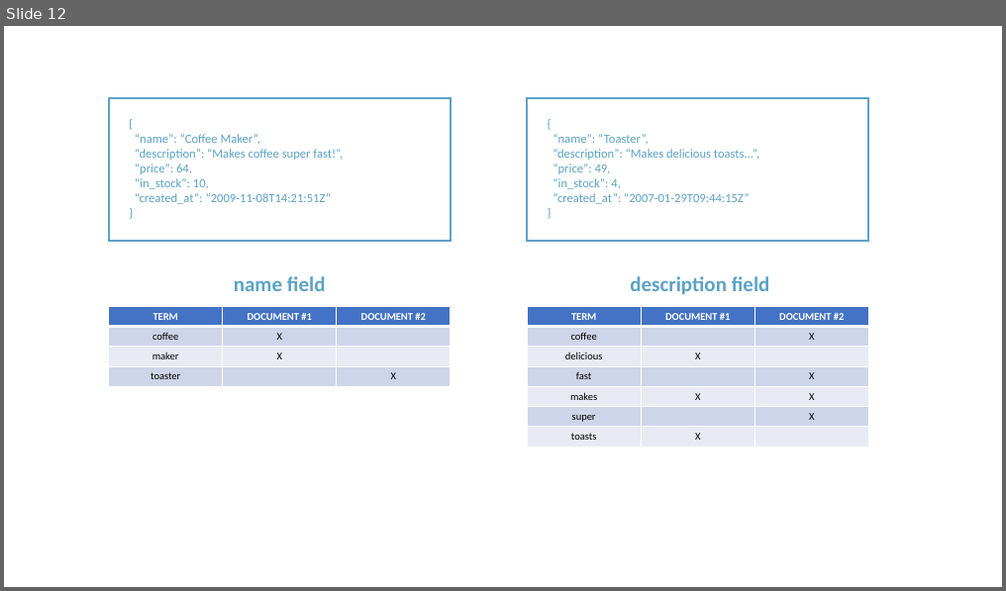
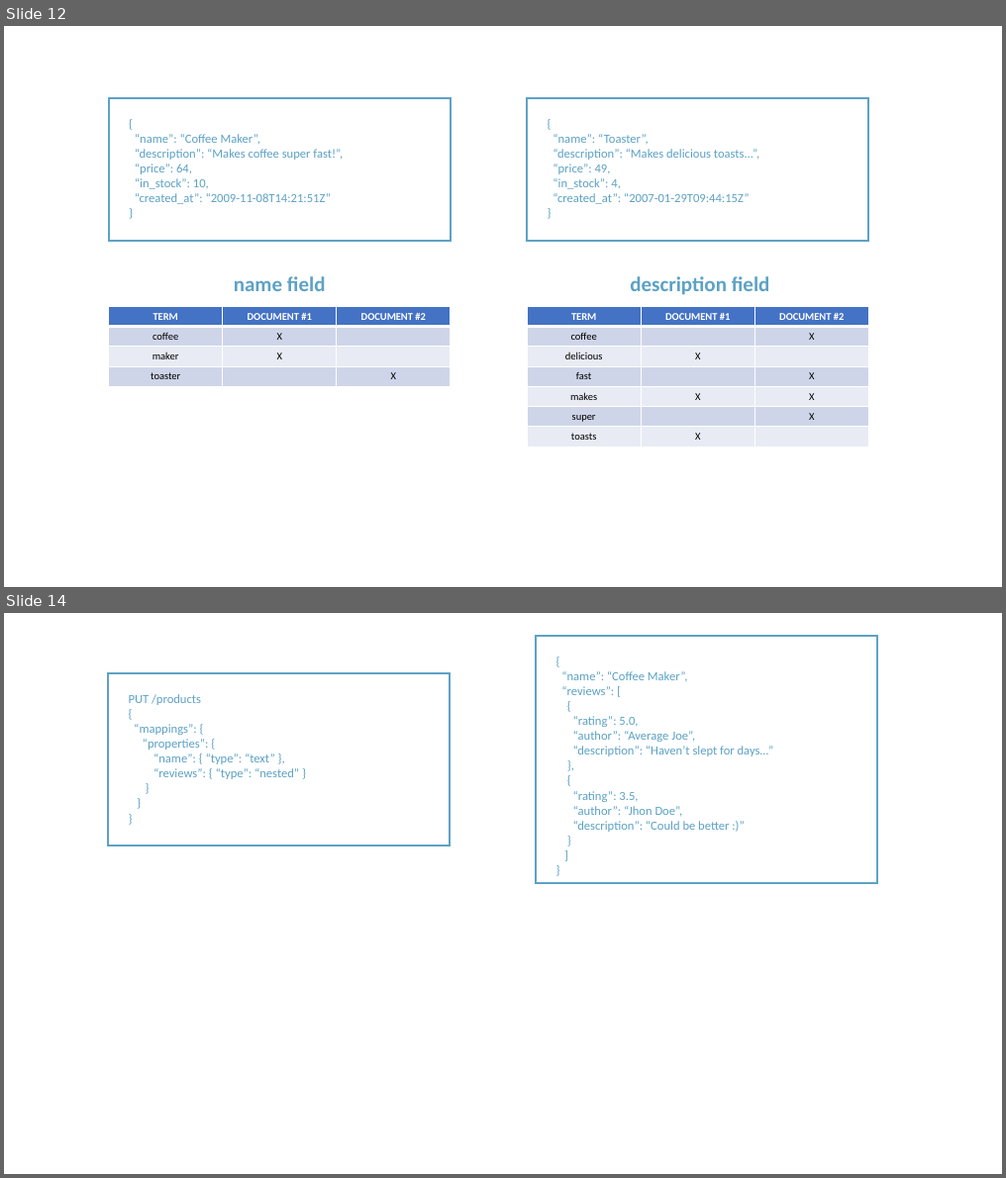
Before and after one commit to rudaks-han/book-summary, a slide deck: complete-guide-to-elasticsearch/프레젠테이션1.pptx. Shown one above the other, each under a label of ours: slide 12 before the commit, slides 12 and 14 after it; the slides between them are not shown. The pictures are 1006x591 and 1006x1178 pixels, drawn with LibreOffice and Linux fonts; fonts in the diff are those of the drawing. Boxes give left, top, right and bottom in pixels: in the first picture for what was removed or moved away, otherwise in the second. Text is boxed around its words. In the diff, an @@ line names an element or a change of style, - is before the commit and + after.

```diff
--- a/complete-guide-to-elasticsearch/프레젠테이션1.pptx
+++ b/complete-guide-to-elasticsearch/프레젠테이션1.pptx
@@ slide 14 added at (4,613,1002,1174), background #FFFFFF @@
@@ rectangle added at (536,636,877,883), outline #5DA2C5 2 pt @@
@@ text added at (561,671,774,832), 12 pt, text #5DA2C5 @@
+{
+“name”: “Coffee Maker”,
+“reviews”: [
+{
+“rating”: 5.0,
+“author”: “Average Joe”,
+“description”: “Haven’t slept for days…”
+},
+{
+“rating”: 3.5,
+“author”: “Jhon Doe”,
+“description”: “Could be better :)”
+}
+]
+}
@@ rectangle added at (108,672,450,846), outline #5DA2C5 2 pt @@
@@ text added at (129,694,299,779), 12 pt, text #5DA2C5 @@
+PUT /products
+{
+“mappings”: {
+“properties”: {
+“name”: { “type”: “text” },
+“reviews”: { “type”: “nested” }
+}
+}
+}
```
Also in this commit, not shown: 2 other slides added, 6 other files.
